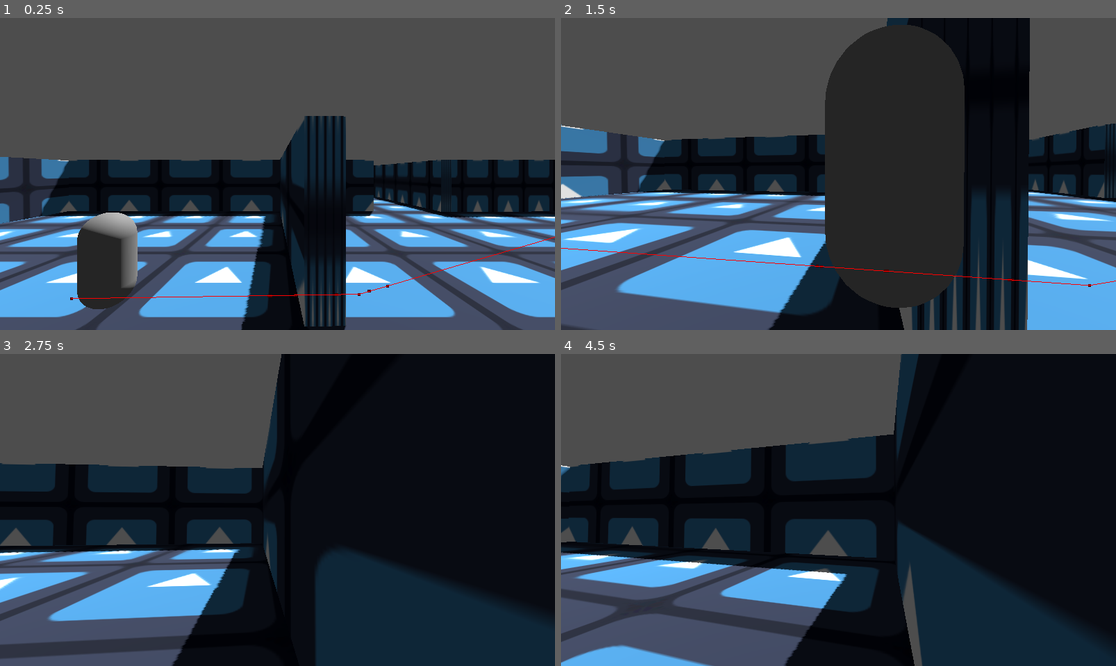
Above: before the commit, frames 1-4 (two rows, left to right).
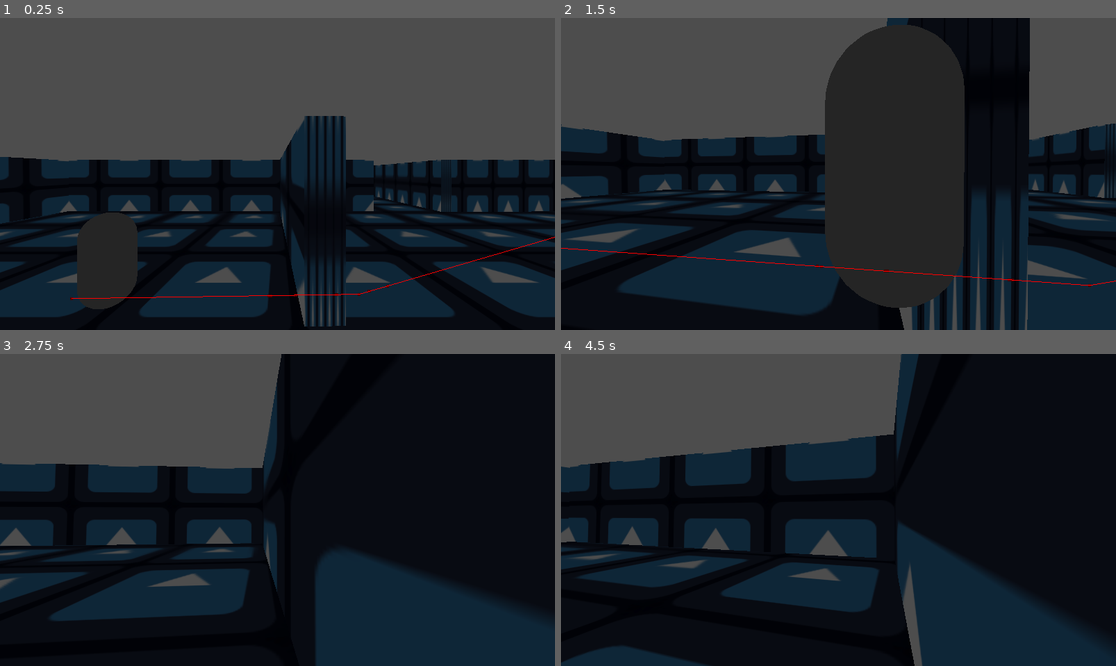
Above: after the commit, the same moments.

Repository: phatrickgomes/Live-Rec
Game: Godot game, scene res://labrinto.tscn
Same seed, same stepped clock (60 frames per second), same inputs: the game is played once before the commit and once after it. This scene is started directly instead of the project's main scene. The engine's default icon, where the game draws it, is replaced by a stand-in: a white triangle on a blue panel in a dark square.
Inputs (mouse positions are in pixels of both pictures, inside the frame that each line leads up to):
- Up to frame 1 (0.25 s): no input
- Up to frame 2 (1.5 s): tap Enter (ui_accept) at 0.5, 0.77 s; move the mouse to (866, 174) at 0.52 s; hold E (Interacao) 0.53-1.28 s; hold Up (ui_up) from 0.53 s (still down); move the mouse to (810, 174) at 1.27 s; tap E (Interacao) at 1.35 s
- Up to frame 3 (2.75 s): keep holding Up (ui_up); tap Enter (ui_accept) at 1.52 s; move the mouse to (288, 503) at 2.02 s; hold E (Interacao) from 2.03 s (still down)
- Up to frame 4 (4.5 s): keep holding Up (ui_up); move the mouse to (832, 516) at 2.77 s; release E (Interacao) at 2.78 s; tap E (Interacao) at 2.85, 4.35 s; tap Enter (ui_accept) at 3.02, 3.77 s; move the mouse to (877, 513) at 3.52 s; hold E (Interacao) 3.53-4.28 s; move the mouse to (794, 506) at 4.27 s

The runs differ from the first frame. In frame 1, 31% of the frame differs, in the area x 0-100%, y 44-100%; in frame 2, 29%; in frame 3, 14%; in frame 4, 15%.

Commit message:
Adicionei um computer mt foda-Vick
e eu sou gay - phatrick

Diff:
--- a/labrinto.tscn
+++ b/labrinto.tscn
@@ -75,7 +75,9 @@
 
 [node name="DirectionalLight3D" type="DirectionalLight3D" parent="."]
 transform = Transform3D(-0.866023, -0.433016, 0.250001, 0, 0.499998, 0.866027, -0.500003, 0.749999, -0.43301, 0, 0, 0)
+visible = false
 shadow_enabled = true
+sky_mode = 2
 
 [node name="player" parent="." instance=ExtResource("2_4axwm")]
 transform = Transform3D(1, 0, 0, 0, 1, 0, 0, 0, 1, 8.90675, 5.97794, 8.78638)
--- a/quarto.tscn
+++ b/quarto.tscn
@@ -111,6 +111,7 @@
 [node name="DirectionalLight3D" type="DirectionalLight3D" parent="."]
 transform = Transform3D(-0.866025, -0.433013, 0.25, 0, 0.5, 0.866025, -0.5, 0.75, -0.433013, 0, 0, 0)
 shadow_enabled = true
+sky_mode = 2
 
 [node name="player" parent="." groups=["monitor", "player", "tela_interativa"] instance=ExtResource("2_chyoy")]
 transform = Transform3D(0.9, -0.000126576, 6.16785e-07, 0.000170537, 0.667983, -0.00646938, 6.09085e-07, 0.00480172, 0.899977, 1.06133, 1.00526, 0.0279773)
Not shown: 1 places in control.tscn that only renumber resources
Not shown, added: computermtgamer.blend
